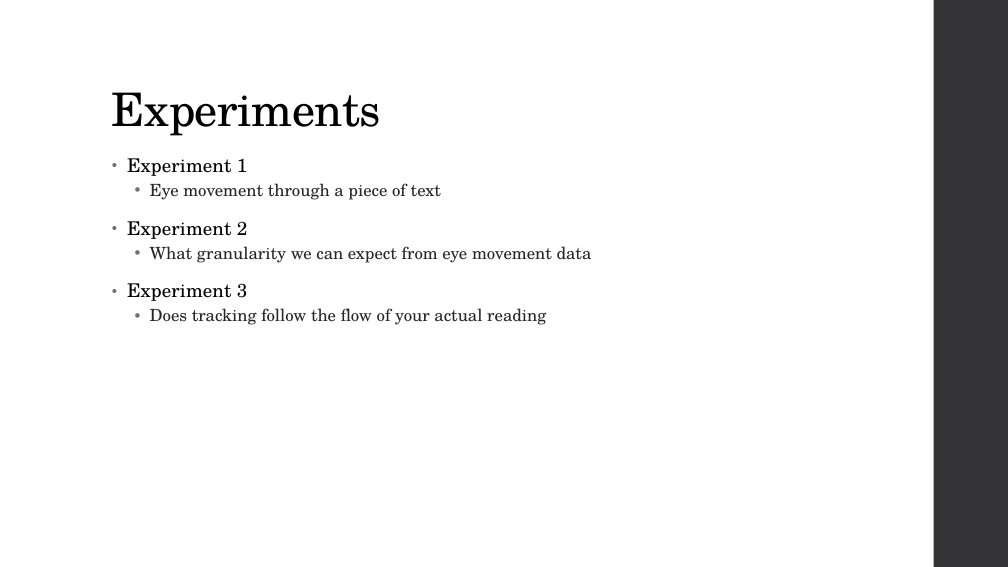
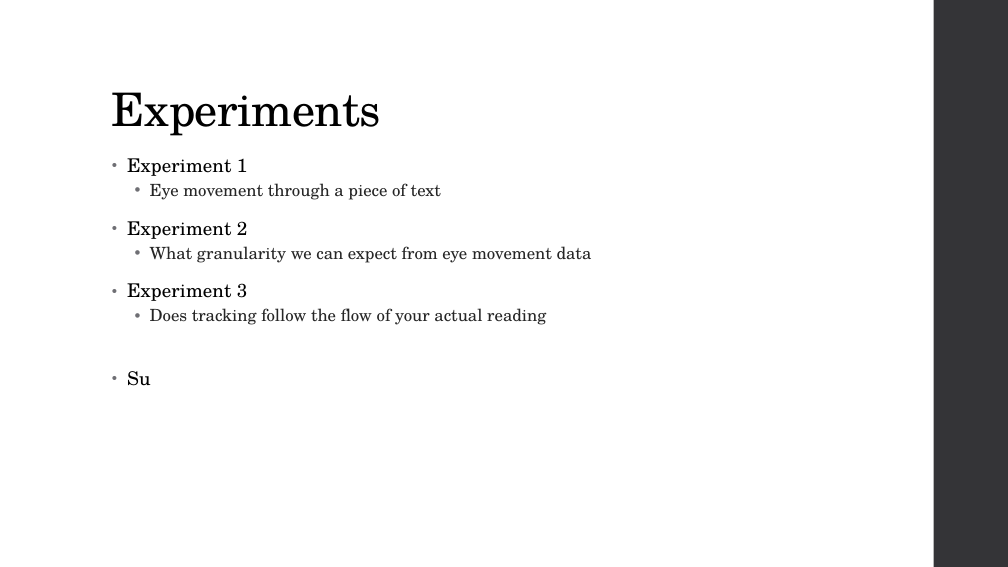
Before and after one commit to diederichk/StepCounter, a slide deck: slide 5 of ProposalPresentation/Proposal.pptx. Drawn at 1008x567 pixels with LibreOffice and Linux fonts; fonts in the diff are those of the drawing. Boxes give left, top, right and bottom in pixels: in the first picture for what was removed or moved away, otherwise in the second. Text is boxed around its words. In the diff, an @@ line names an element or a change of style, - is before the commit and + after.

```diff
--- a/ProposalPresentation/Proposal.pptx
+++ b/ProposalPresentation/Proposal.pptx
@@ text at [127,371,151,386]: paragraph added @@
+• Su
```
Also in this commit, not shown: 5 other slides changed, 2 other files.
